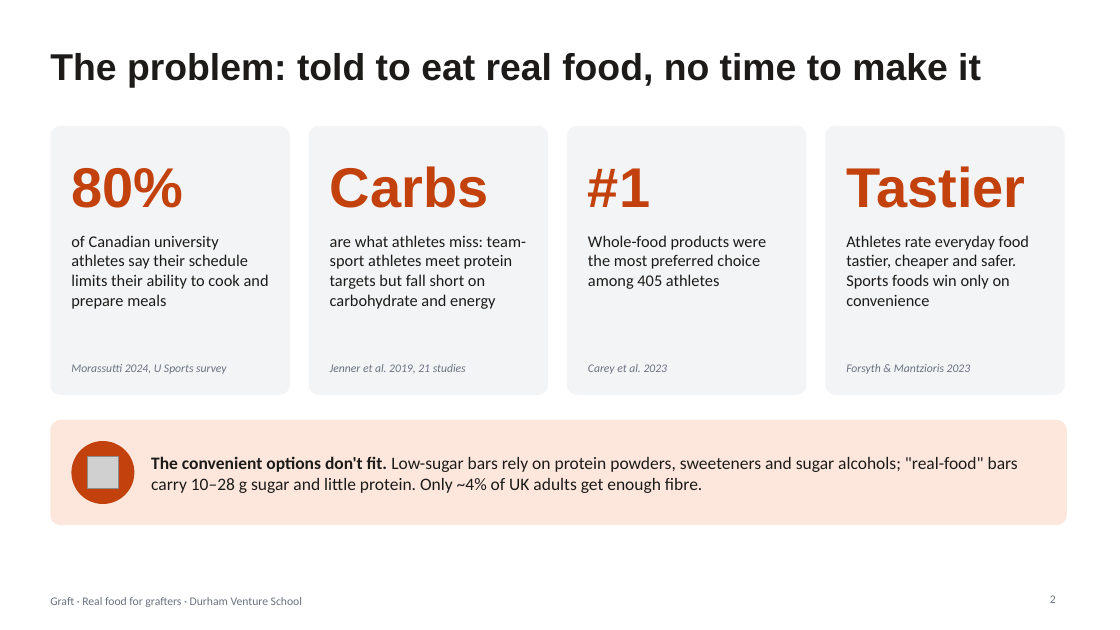
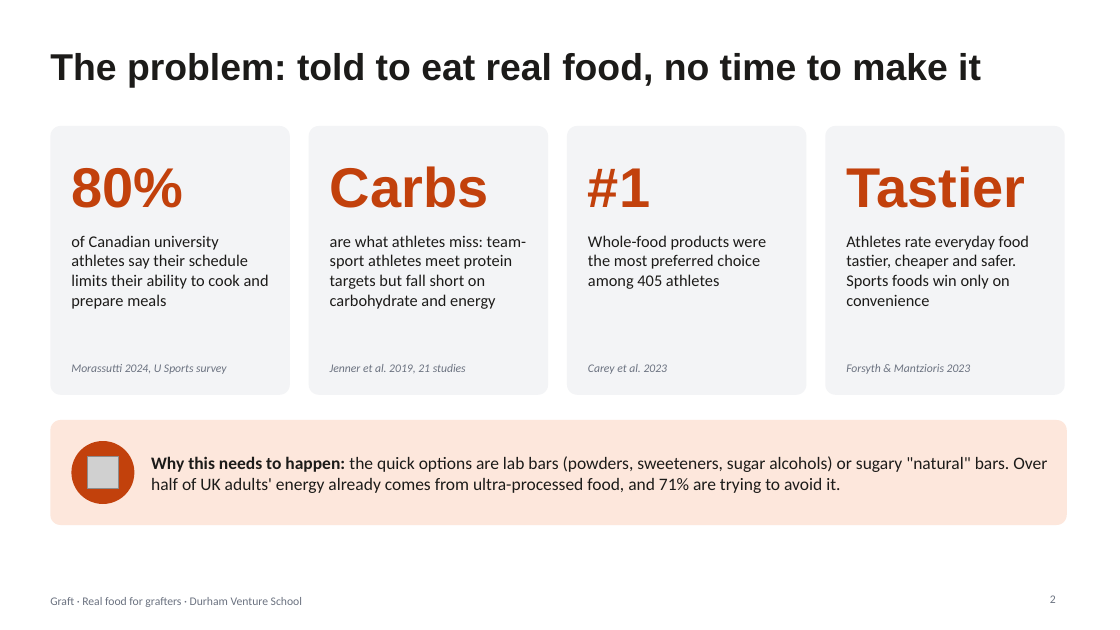
Before and after one commit to ewanh2005-alt/Ewan, a slide deck: slide 2 of 09-pitch/pitch-deck.pptx. Drawn at 1120x630 pixels with LibreOffice and Linux fonts; fonts in the diff are those of the drawing; grey boxes stand for pictures. Boxes give left, top, right and bottom in pixels: in the first picture for what was removed or moved away, otherwise in the second. Text is boxed around its words. In the diff, an @@ line names an element or a change of style, - is before the commit and + after.

```diff
--- a/09-pitch/pitch-deck.pptx
+++ b/09-pitch/pitch-deck.pptx
@@ text at (151,456,1047,493): text changed @@
-The convenient options don't fit. Low-sugar bars rely on protein powders, sweeteners and sugar alcohols; "real-food" bars carry 10–28 g sugar and little protein. Only ~4% of UK adults get enough fibre.
+Why this needs to happen: the quick options are lab bars (powders, sweeteners, sugar alcohols) or sugary "natural" bars. Over half of UK adults' energy already comes from ultra-processed food, and 71% are trying to avoid it.
```
Also in this commit, not shown: 2 other slides changed, 2 other files.
